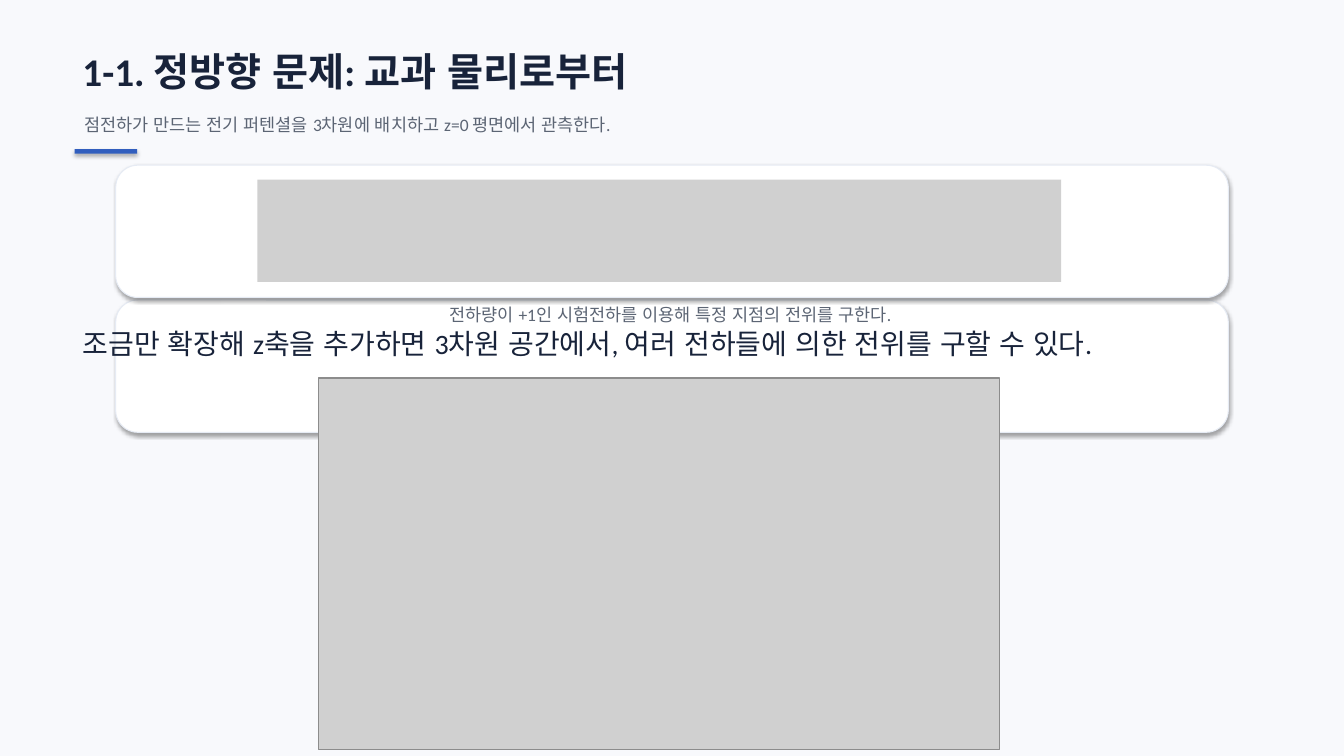
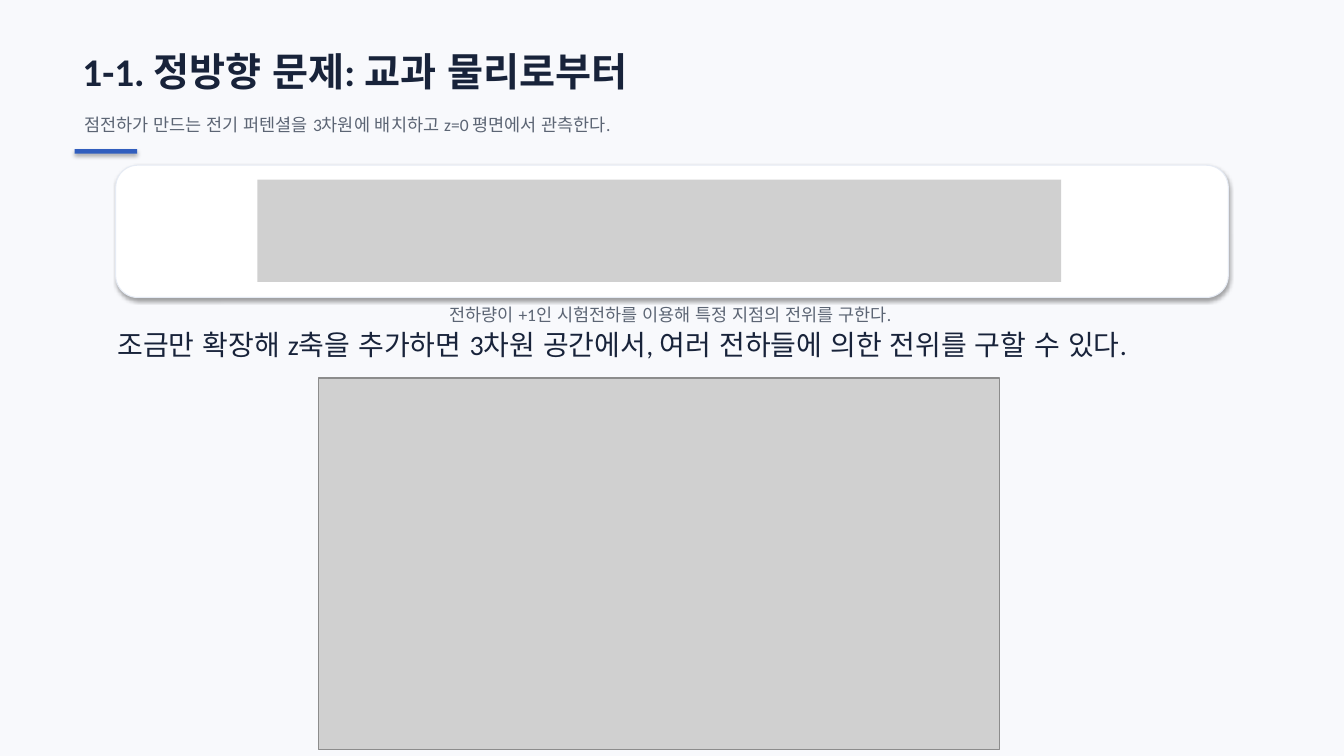
Before and after one commit to ohyunu525/KK-AI, a slide deck: slide 6 of Documents/보고서 파일.pptx. Drawn at 1344x756 pixels with LibreOffice and Linux fonts; fonts in the diff are those of the drawing; grey boxes stand for pictures. Boxes give left, top, right and bottom in pixels: in the first picture for what was removed or moved away, otherwise in the second. Text is boxed around its words. In the diff, an @@ line names an element or a change of style, - is before the commit and + after.

Commit message:
26-08-31-15:52

```diff
--- a/Documents/보고서 파일.pptx
+++ b/Documents/보고서 파일.pptx
@@ text "조금만 확장해 z축을 추가하면 3차원 ...": place and size @@
-text "조금만 확장해 z축을 추가하면 3차원 ..." at (82,330,1092,358)
+text "조금만 확장해 z축을 추가하면 3차원 ..." at (117,331,1127,359)
@@ rounded rectangle removed at (116,300,1229,433) @@
```
Also in this commit, not shown: 2 other slides changed.
